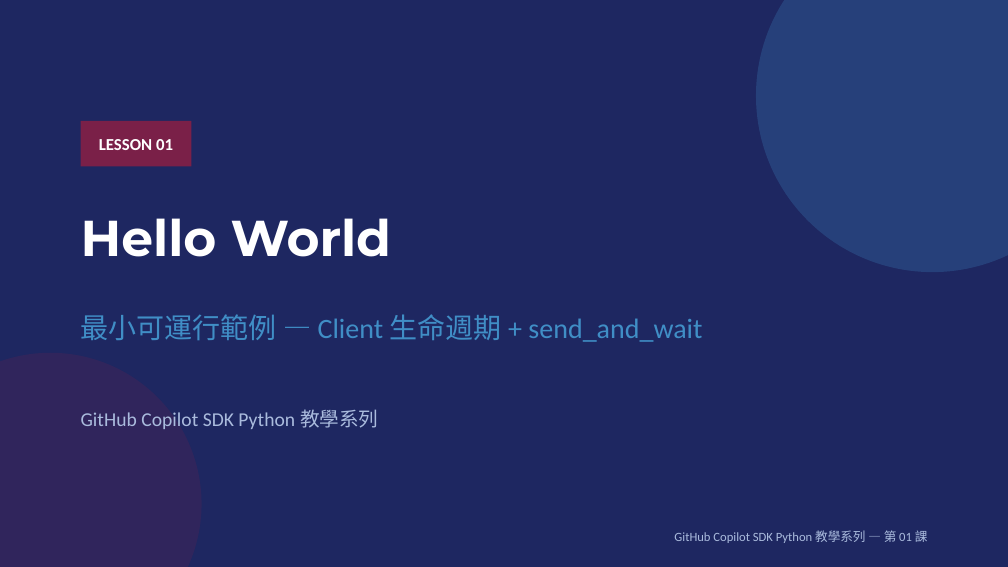
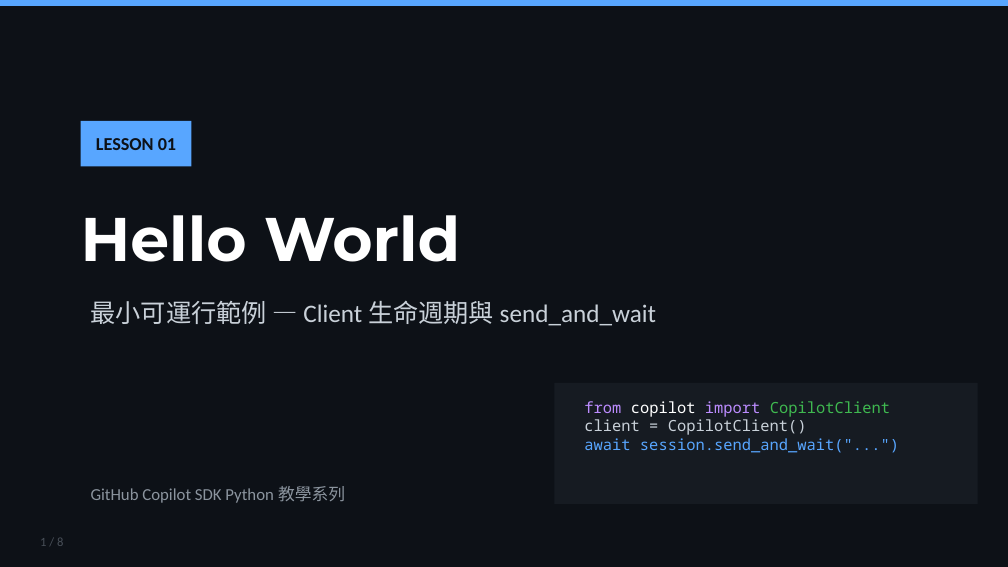
Before and after one commit to skcht/agent_class, a slide deck: slide 1 of 01_hello_world/slides.pptx. Drawn at 1008x567 pixels with LibreOffice and Linux fonts; fonts in the diff are those of the drawing. Boxes give left, top, right and bottom in pixels: in the first picture for what was removed or moved away, otherwise in the second. Text is boxed around its words. In the diff, an @@ line names an element or a change of style, - is before the commit and + after.

```diff
--- a/01_hello_world/slides.pptx
+++ b/01_hello_world/slides.pptx
@@ background #1E2761 to #0D1117 @@
@@ rectangle added at (0,0,1008,6), fill #58A6FF @@
@@ ellipse removed at (756,0,1008,272) @@
@@ text "LESSON 01" at (96,138,176,150): size 12 to 13 pt, text colour #FFFFFF to #0D1117 @@
@@ rectangle at (81,121,192,166): fill #7A2048 to #58A6FF; proportions changed @@
@@ text "Hello World" at (81,215,460,262): size 36 to 44 pt @@
@@ text at (91,301,656,326): text changed; size 20 to 18 pt; text colour #408EC6 to #C9D1D9 @@
-最小可運行範例 — Client 生命週期 + send_and_wait
+最小可運行範例 — Client 生命週期與 send_and_wait
@@ ellipse removed at (0,353,202,567) @@
@@ rectangle added at (554,383,978,504), fill #161B22 @@
@@ text "from copilot import CopilotClient" at (584,401,899,453): vertical alignment middle to top @@
@@ text at (584,401,899,453): text changed; size 14 to 11 pt; font Calibri to Noto Sans Mono; text colour #AABBDD to #58A6FF @@
-GitHub Copilot SDK Python 教學系列
+from copilot import CopilotClient
+client = CopilotClient()
+await session.send_and_wait("...")
@@ text at (91,486,345,503): text changed; size 9 to 12 pt; text colour #AABBDD to #8B949E @@
-GitHub Copilot SDK Python 教學系列 — 第 01 課
+GitHub Copilot SDK Python 教學系列
@@ text added at (40,538,63,546), 9 pt, text #484F58 @@
+1 / 8
```
Also in this commit, not shown: 2 other slides changed, 5 slides added, 3 slides removed.
